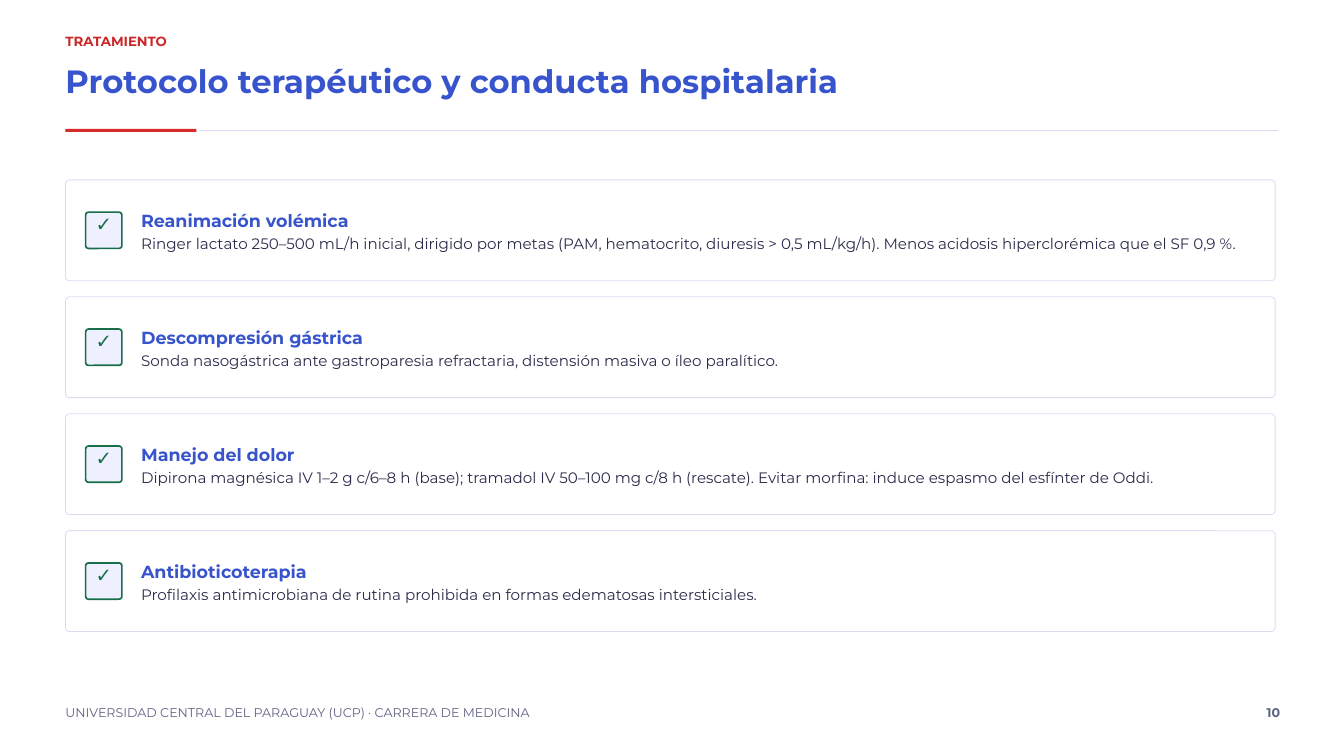
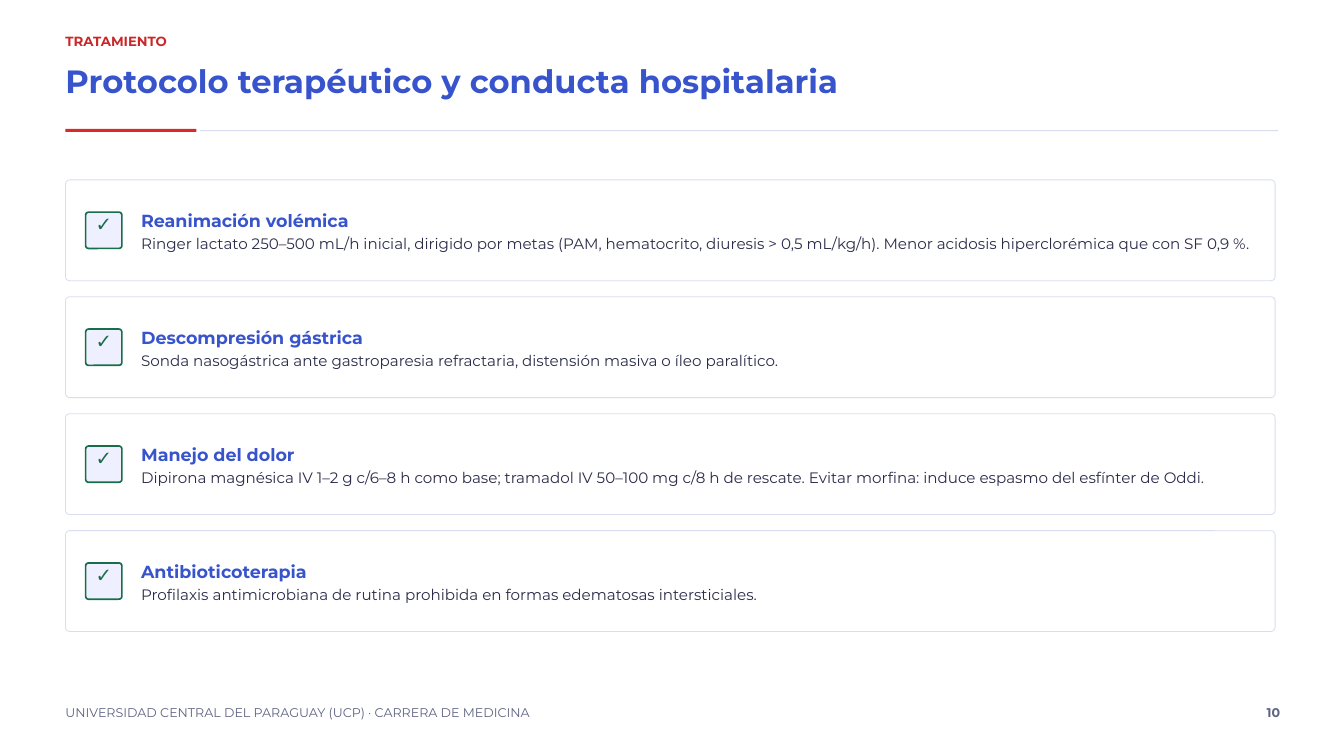
Before and after one commit to rpsin9096/slide-repo-v1, a slide deck: slide 10 of entregas-es/pancreatitis-biliar/Pancreatitis_biliar_12_diapositivas_es.pptx. Drawn at 1344x756 pixels with LibreOffice and Linux fonts; fonts in the diff are those of the drawing. Boxes give left, top, right and bottom in pixels: in the first picture for what was removed or moved away, otherwise in the second. Text is boxed around its words. In the diff, an @@ line names an element or a change of style, - is before the commit and + after.

```diff
--- a/entregas-es/pancreatitis-biliar/Pancreatitis_biliar_12_diapositivas_es.pptx
+++ b/entregas-es/pancreatitis-biliar/Pancreatitis_biliar_12_diapositivas_es.pptx
@@ text at (x1=141, y1=236, x2=1229, y2=252): text changed @@
-Ringer lactato 250–500 mL/h inicial, dirigido por metas (PAM, hematocrito, diuresis > 0,5 mL/kg/h). Menos acidosis hiperclorémica que el SF 0,9 %.
+Ringer lactato 250–500 mL/h inicial, dirigido por metas (PAM, hematocrito, diuresis > 0,5 mL/kg/h). Menor acidosis hiperclorémica que con SF 0,9 %.
@@ text at (x1=141, y1=470, x2=1204, y2=486): text changed @@
-Dipirona magnésica IV 1–2 g c/6–8 h (base); tramadol IV 50–100 mg c/8 h (rescate). Evitar morfina: induce espasmo del esfínter de Oddi.
+Dipirona magnésica IV 1–2 g c/6–8 h como base; tramadol IV 50–100 mg c/8 h de rescate. Evitar morfina: induce espasmo del esfínter de Oddi.
```
Also in this commit, not shown: 8 other slides changed, 3 other files.
